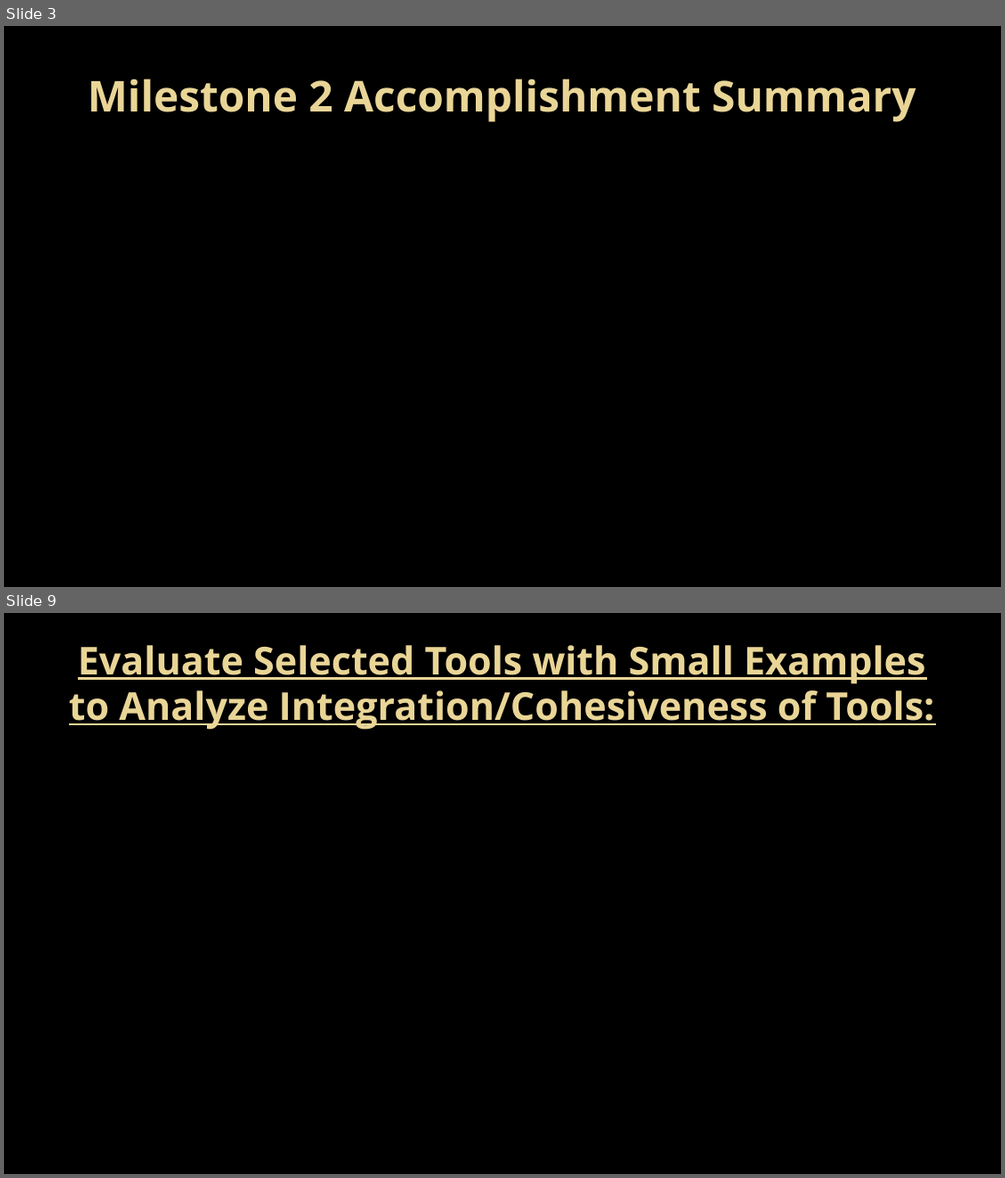
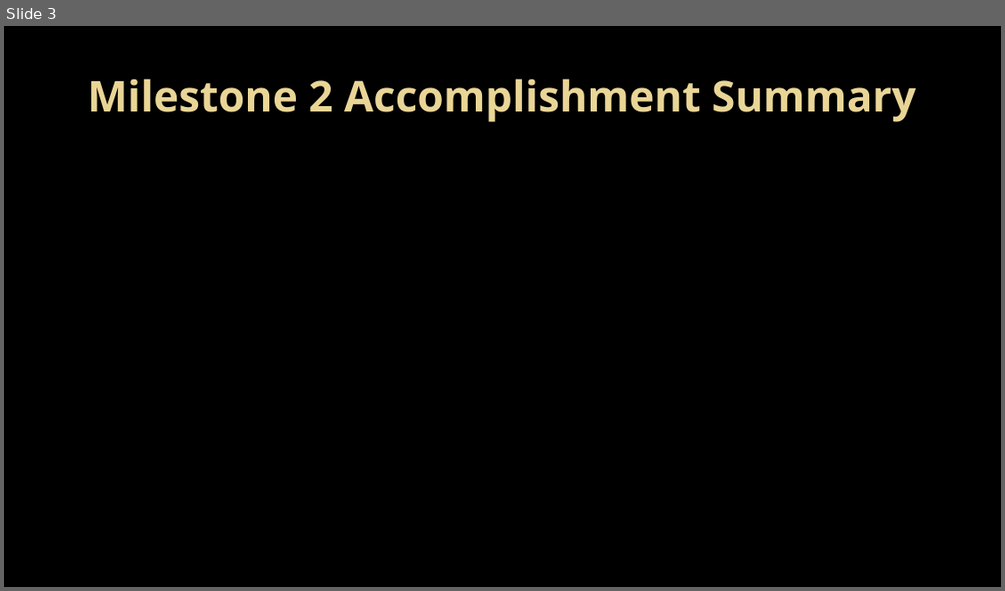
Before and after one commit to Topgun122104/SeniorProj, a slide deck: Documents/Presentations/Milestone 2 presentation.pptx. Shown one above the other, each under a label of ours: slides 3 and 9 before the commit, slide 3 after it; the slides between them are not shown. The pictures are 1005x1178 and 1005x591 pixels, drawn with LibreOffice and Linux fonts; fonts in the diff are those of the drawing; background and template pictures are left out. Boxes give left, top, right and bottom in pixels: in the first picture for what was removed or moved away, otherwise in the second. Text is boxed around its words. In the diff, an @@ line names an element or a change of style, - is before the commit and + after.

```diff
--- a/Documents/Presentations/Milestone 2 presentation.pptx
+++ b/Documents/Presentations/Milestone 2 presentation.pptx
@@ slide 9 removed at (4,613,1001,1174), background picture (left out) @@
@@ title removed at (69,645,934,730) @@
-Evaluate Selected Tools with Small Examples to Analyze Integration/Cohesiveness of Tools:
```
Also in this commit, not shown: 2 slides changed, 2 slides added, 6 other slides removed, 1 other file.
